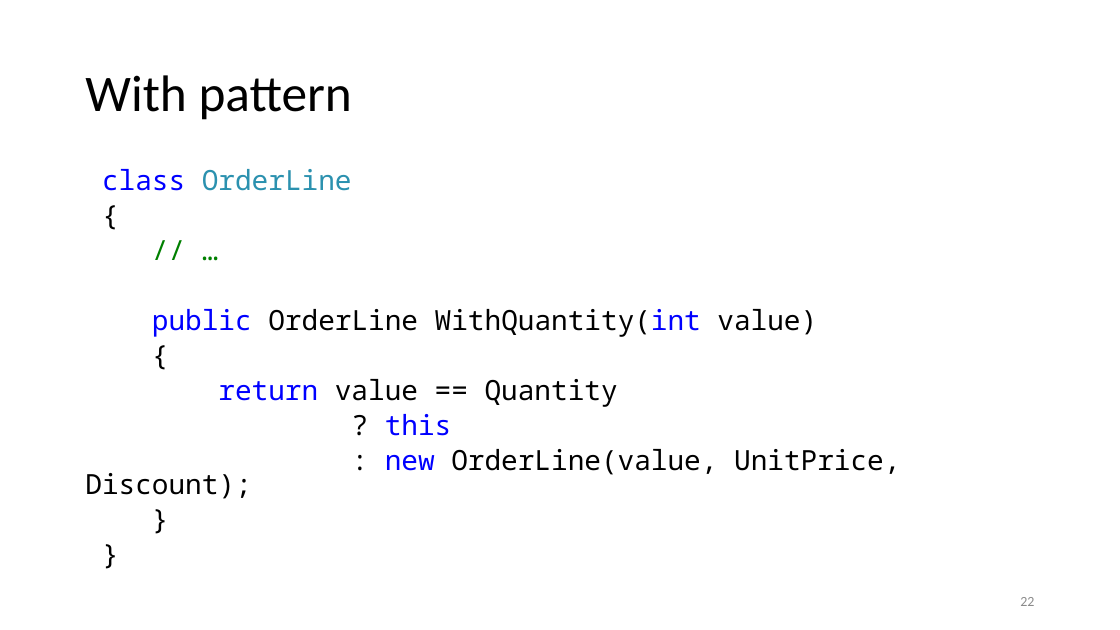
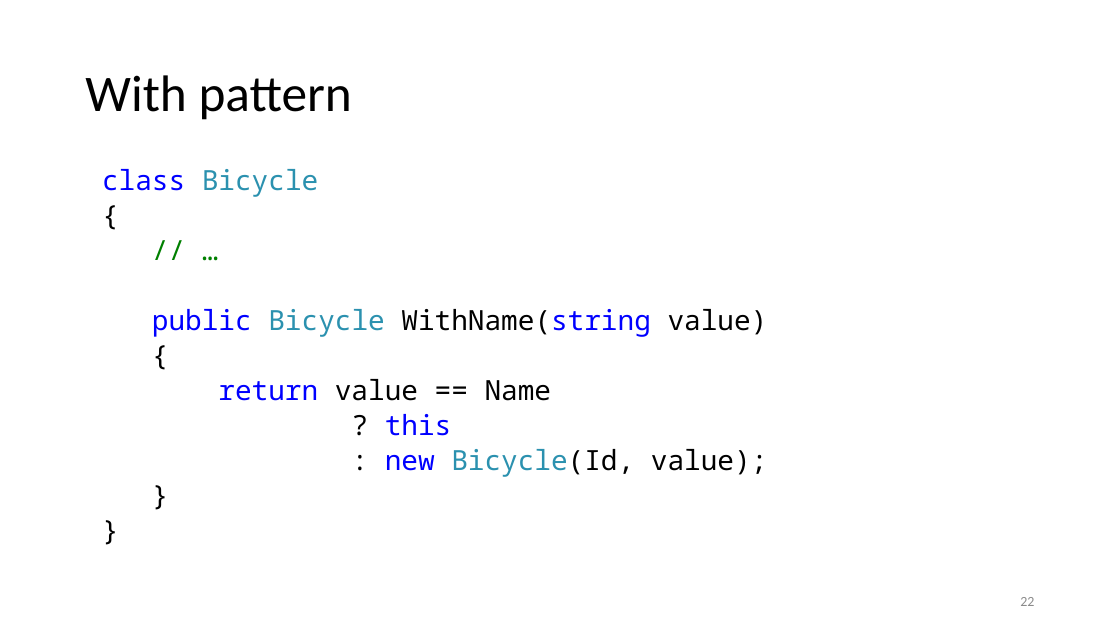
Before and after one commit to kugushev/presentations, a slide deck: slide 22 of Presentation.pptx. Drawn at 1120x630 pixels with LibreOffice and Linux fonts; fonts in the diff are those of the drawing. Boxes give left, top, right and bottom in pixels: in the first picture for what was removed or moved away, otherwise in the second. Text is boxed around its words. In the diff, an @@ line names an element or a change of style, - is before the commit and + after.

```diff
--- a/Presentation.pptx
+++ b/Presentation.pptx
@@ text at [102,169,318,197]: text changed @@
-class OrderLine
+class Bicycle
@@ text at [152,309,768,337]: text changed @@
-public OrderLine WithQuantity(int value)
+public Bicycle WithName(string value)
@@ text at [218,379,552,401]: text changed @@
-return value == Quantity
+return value == Name
@@ text at [385,449,768,477]: text changed @@
-: new OrderLine(value, UnitPrice, Discount);
+: new Bicycle(Id, value);
```
Also in this commit, not shown: 14 other slides changed, 17 other files.
